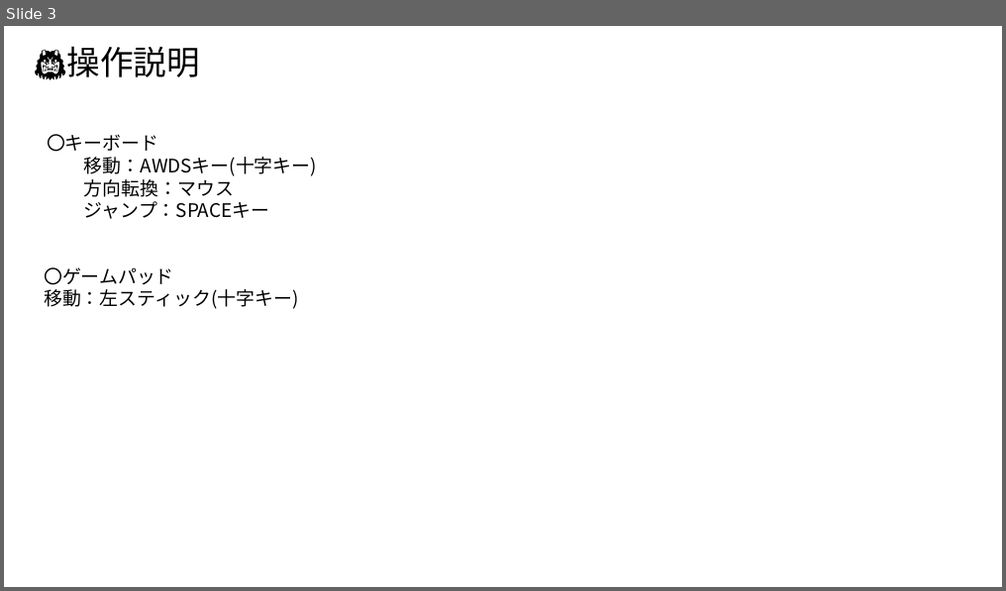
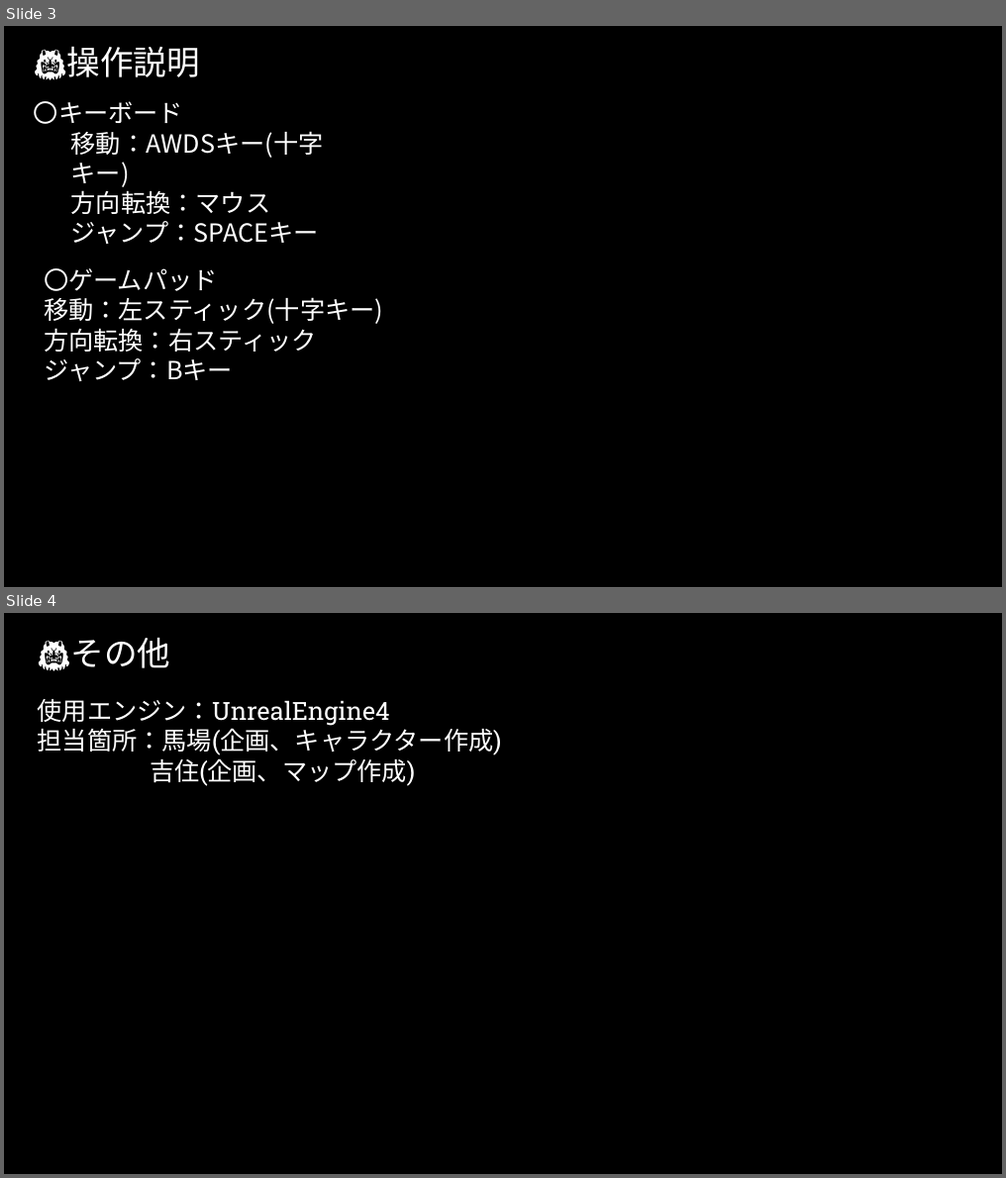
Before and after one commit to ONITeamProject/-, a slide deck: GFF提出作品プレゼン.pptx. Shown one above the other, each under a label of ours: slide 3 before the commit, slides 3 and 4 after it. The pictures are 1006x591 and 1006x1178 pixels, drawn with LibreOffice and Linux fonts; fonts in the diff are those of the drawing; background and template pictures are left out. Boxes give left, top, right and bottom in pixels: in the first picture for what was removed or moved away, otherwise in the second. Text is boxed around its words. In the diff, an @@ line names an element or a change of style, - is before the commit and + after.

```diff
--- a/GFF提出作品プレゼン.pptx
+++ b/GFF提出作品プレゼン.pptx
@@ slide 4 added at [4,613,1002,1174], background picture (left out) @@
@@ text added at [70,638,170,668], 32 pt, text #FFFFFF @@
+👹その他
@@ text added at [38,699,502,786], 24 pt, text #FFFFFF @@
+使用エンジン：UnrealEngine4
+担当箇所：馬場(企画、キャラクター作成)
+吉住(企画、マップ作成)
@@ slide 3 changed as well @@
@@ background #FFFFFF to picture (left out) @@
@@ text "👹操作説明" at [67,46,200,77]: text colour #000000 to #FFFFFF @@
@@ text "〇キーボード": place and size @@
-text "〇キーボード" at [47,134,317,219]
+text "〇キーボード" at [34,101,324,244]
@@ text "〇キーボード" at [34,101,324,244]: size 18 to 24 pt, text colour #000000 to #FFFFFF @@
@@ text at [44,269,383,324]: size 18 to 24 pt, text colour #000000 to #FFFFFF in "〇ゲームパッド", "移動：左スティック(十字キー)" @@
@@ text at [44,328,317,381]: paragraphs added @@
+方向転換：右スティック
+ジャンプ：Bキー
```
Also in this commit, not shown: 2 other slides changed.
